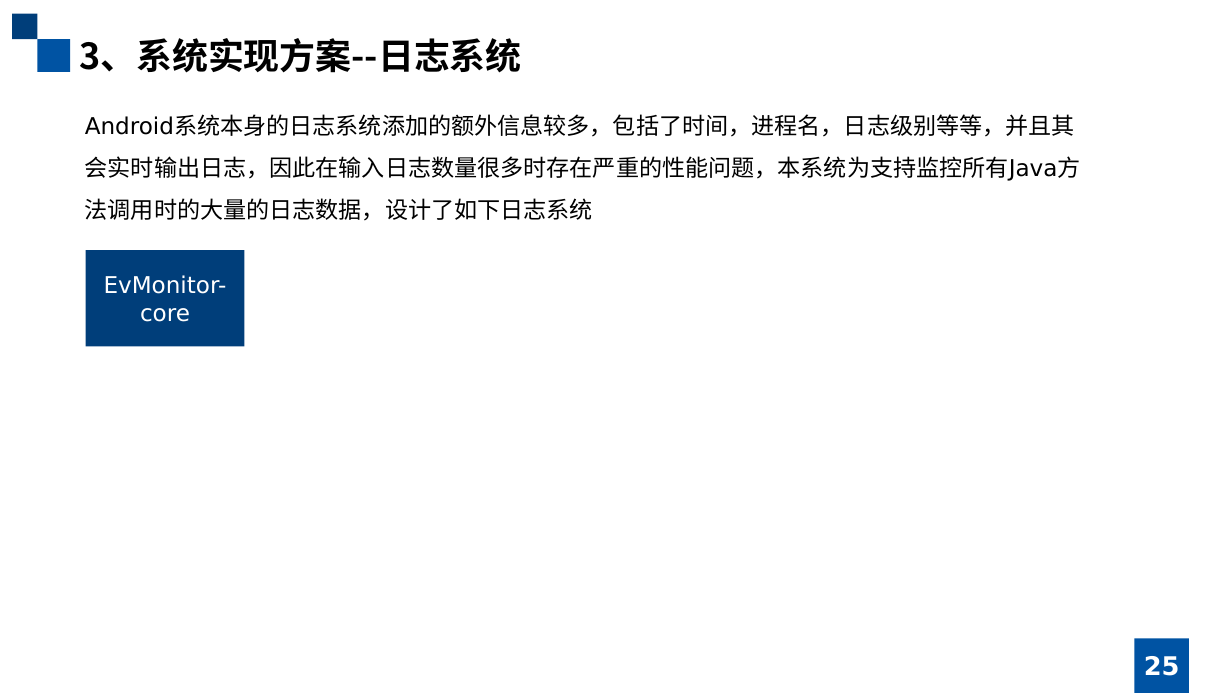
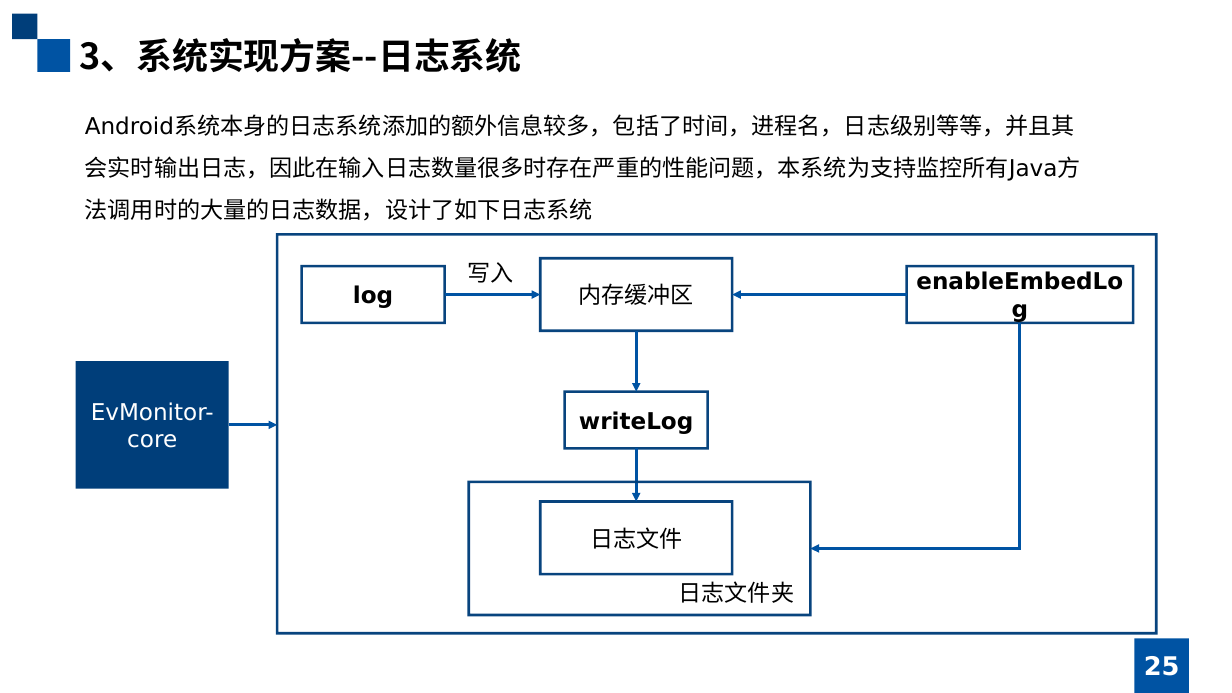
Before and after one commit to january147/Graduation_Project, a slide deck: slide 25 of ppt/移动应用的动态行为捕获.pptx. Drawn at 1232x693 pixels with LibreOffice and Linux fonts; fonts in the diff are those of the drawing. Boxes give left, top, right and bottom in pixels: in the first picture for what was removed or moved away, otherwise in the second. Text is boxed around its words. In the diff, an @@ line names an element or a change of style, - is before the commit and + after.

```diff
--- a/ppt/移动应用的动态行为捕获.pptx
+++ b/ppt/移动应用的动态行为捕获.pptx
@@ rectangle added at (277,235,1156,634), outline #003E7A 2 pt @@
@@ rectangle added at (301,266,445,323), outline #003E7A 2 pt, 18 pt, text #000000, bold @@
+log
@@ text added at (467,262,513,283), 18 pt, text #000000 @@
+写入
@@ rectangle added at (541,258,733,331), outline #003E7A 2 pt, 18 pt, text #000000 @@
+内存缓冲区
@@ rectangle added at (907,266,1133,323), outline #003E7A 2 pt, 18 pt, text #000000, bold @@
+enableEmbedLog
@@ arrow added from (445, 295) to (541, 295), #0053A3 2.25 pt @@
@@ arrow added from (907, 295) to (732, 295), #0053A3 2.25 pt @@
@@ elbow arrow added from (1020, 323) to (811, 549), #0053A3 2.25 pt @@
@@ arrow added from (637, 331) to (637, 392), #0053A3 2.25 pt @@
@@ rectangle "EvMonitor-core": place and size @@
-rectangle "EvMonitor-core" at (86,250,245,347)
+rectangle "EvMonitor-core" at (76,361,229,489)
@@ rectangle added at (565,392,708,448), outline #003E7A 2 pt, 18 pt, text #000000, bold @@
+writeLog
@@ arrow added from (229, 425) to (277, 425), #0053A3 2.25 pt @@
@@ arrow added from (637, 448) to (637, 502), #0053A3 2.25 pt @@
@@ rectangle added at (469,482,811,616), outline #003E7A 2 pt @@
@@ rectangle added at (541,502,733,575), outline #003E7A 2 pt, 18 pt, text #000000 @@
+日志文件
@@ text added at (679,581,794,603), 18 pt, text #000000 @@
+日志文件夹
```
Also in this commit, not shown: 16 other slides changed, 1 other file.
